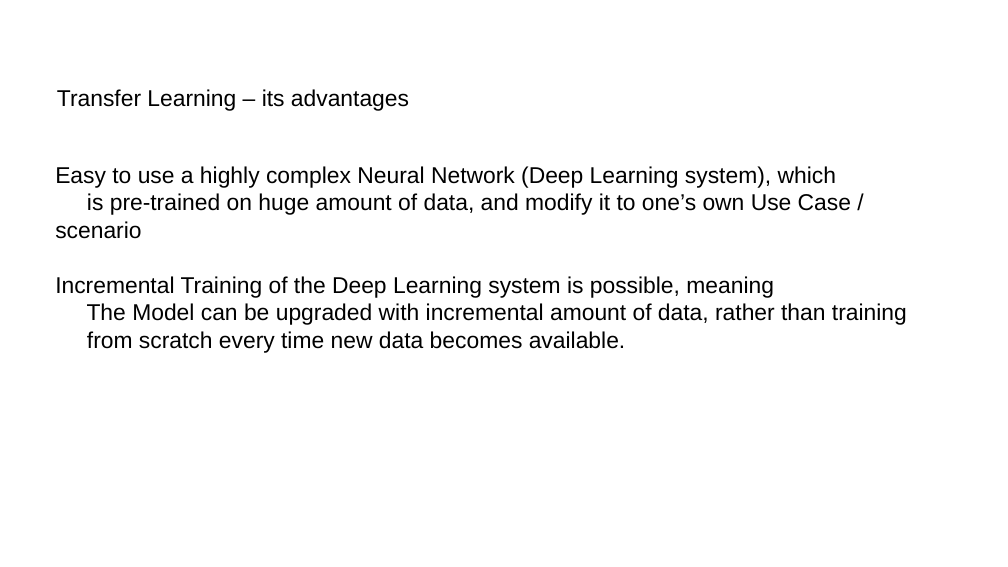
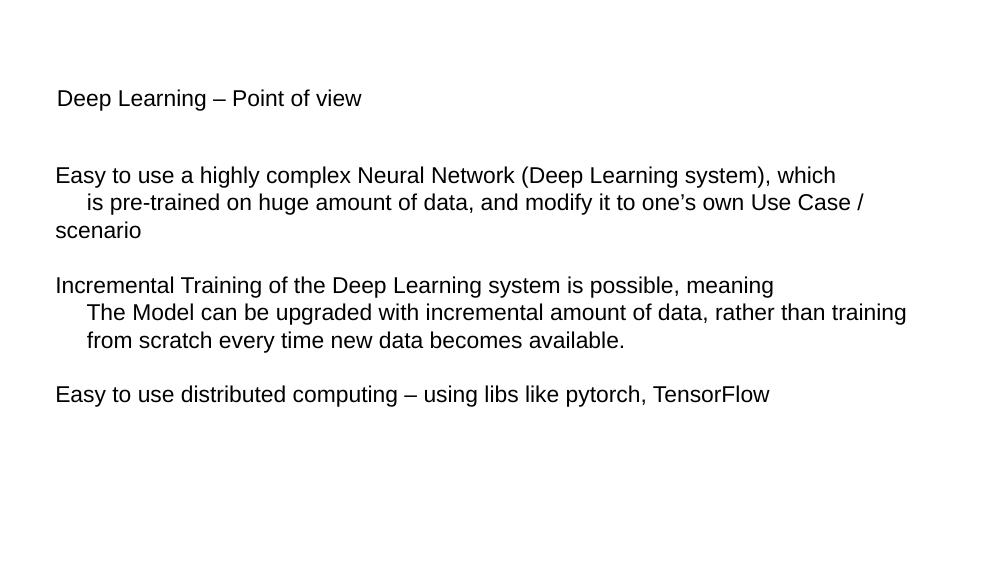
Before and after one commit to anirbankonar123/ComputerVisionBlog, a slide deck: slide 4 of ComputerVision-Blog.odp. Drawn at 1008x567 pixels with LibreOffice and Linux fonts; fonts in the diff are those of the drawing. Boxes give left, top, right and bottom in pixels: in the first picture for what was removed or moved away, otherwise in the second. Text is boxed around its words. In the diff, an @@ line names an element or a change of style, - is before the commit and + after.

```diff
--- a/ComputerVision-Blog.odp
+++ b/ComputerVision-Blog.odp
@@ text at (57, 89, 362, 111): text changed @@
-Transfer Learning – its advantages
+Deep Learning – Point of view
@@ text at (55, 385, 770, 407): paragraph added @@
+Easy to use distributed computing – using libs like pytorch, TensorFlow
```
Also in this commit, not shown: 6 other slides changed, 1 slide added.
